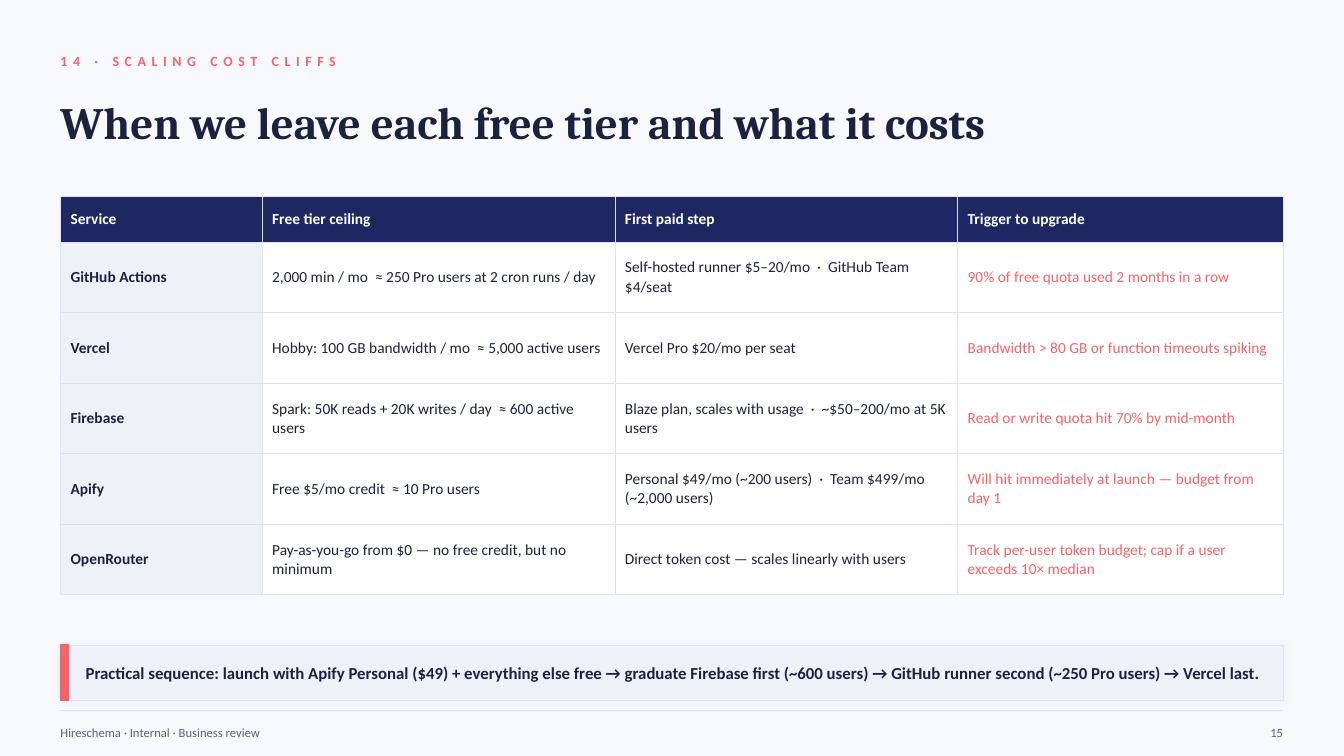
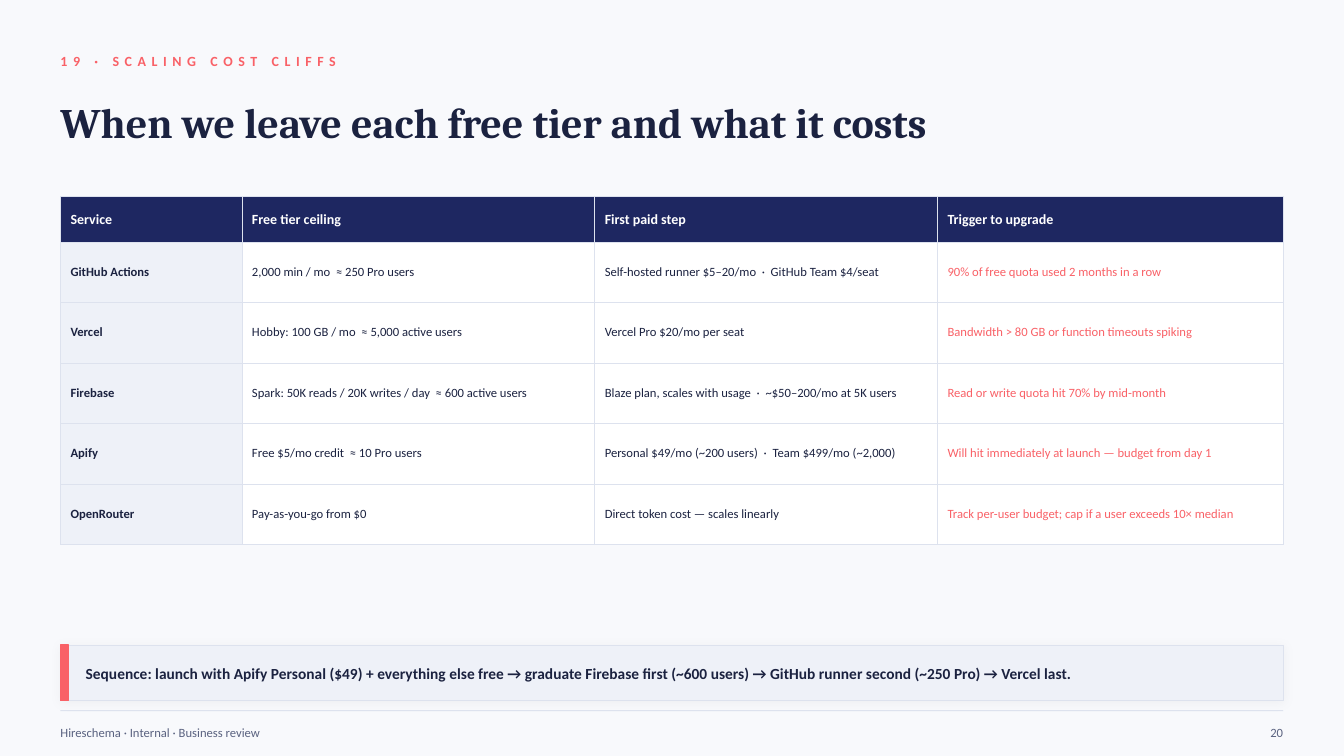
Before and after one commit to rupeshkumar-create/Hireloop, a slide deck: slide 20 of Hireschema-Business-Presentation.pptx (slide 15 before the commit). Drawn at 1344x756 pixels with LibreOffice and Linux fonts; fonts in the diff are those of the drawing. Boxes give left, top, right and bottom in pixels: in the first picture for what was removed or moved away, otherwise in the second. Text is boxed around its words. In the diff, an @@ line names an element or a change of style, - is before the commit and + after.

```diff
--- a/Hireschema-Business-Presentation.pptx
+++ b/Hireschema-Business-Presentation.pptx
@@ text at <box>60,57,336,66</box>: text changed @@
-14 · SCALING COST CLIFFS
+19 · SCALING COST CLIFFS
@@ text "When we leave each free ..." at <box>60,108,927,139</box>: size 32 to 30 pt @@
@@ table at <box>60,197,1284,524</box> @@
-row 2, column 2: 2,000 min / mo ≈ 250 Pro users at 2 cron runs / day
+row 2, column 2: 2,000 min / mo ≈ 250 Pro users
-row 3, column 2: Hobby: 100 GB bandwidth / mo ≈ 5,000 active users
+row 3, column 2: Hobby: 100 GB / mo ≈ 5,000 active users
-row 4, column 2: Spark: 50K reads + 20K writes / day ≈ 600 active users
+row 4, column 2: Spark: 50K reads / 20K writes / day ≈ 600 active users
-row 5, column 3: Personal $49/mo (~200 users) · Team $499/mo (~2,000 users)
+row 5, column 3: Personal $49/mo (~200 users) · Team $499/mo (~2,000)
-row 6: OpenRouter | Pay-as-you-go from $0 — no free credit, but no minimum | Direct token cost — scales linearly with users | Track per-user token budget; cap if a user exceeds 10× median
+row 6: OpenRouter | Pay-as-you-go from $0 | Direct token cost — scales linearly | Track per-user budget; cap if a user exceeds 10× median
@@ size 11 to 10 pt in "Service", "Free tier ceiling", "First paid step", "Trigger to upgrade" @@
@@ size 11 to 9 pt in "GitHub Actions", "Self-hosted runner $5–20/mo · GitHub Team $4/seat", "90% of free quota used 2 months ...", "Vercel" and 9 more places @@
@@ text at <box>86,667,1071,682</box>: text changed; size 12 to 11 pt @@
-Practical sequence: launch with Apify Personal ($49) + everything else free → graduate Firebase first (~600 users) → GitHub runner second (~250 Pro users) → Vercel last.
+Sequence: launch with Apify Personal ($49) + everything else free → graduate Firebase first (~600 users) → GitHub runner second (~250 Pro) → Vercel last.
@@ text at <box>1270,729,1283,737</box>: text changed @@
-15
+20
```
Also in this commit, not shown: 16 other slides changed, 7 slides added, 2 slides removed, 9 other files.
